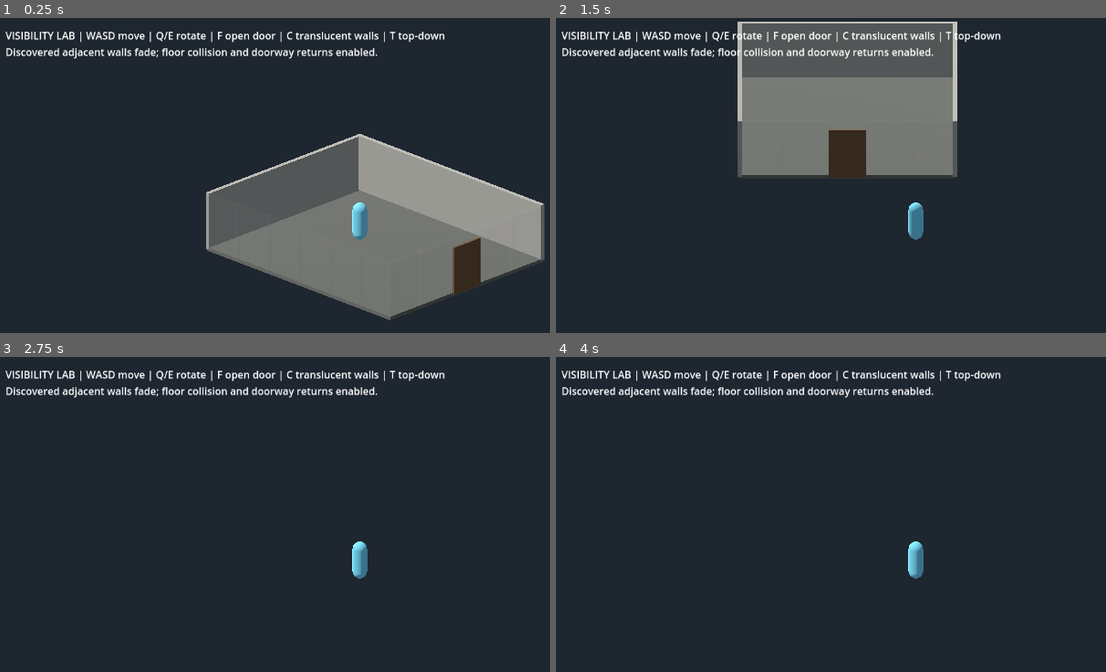
Above: before the commit, frames 1-4 (two rows, left to right).
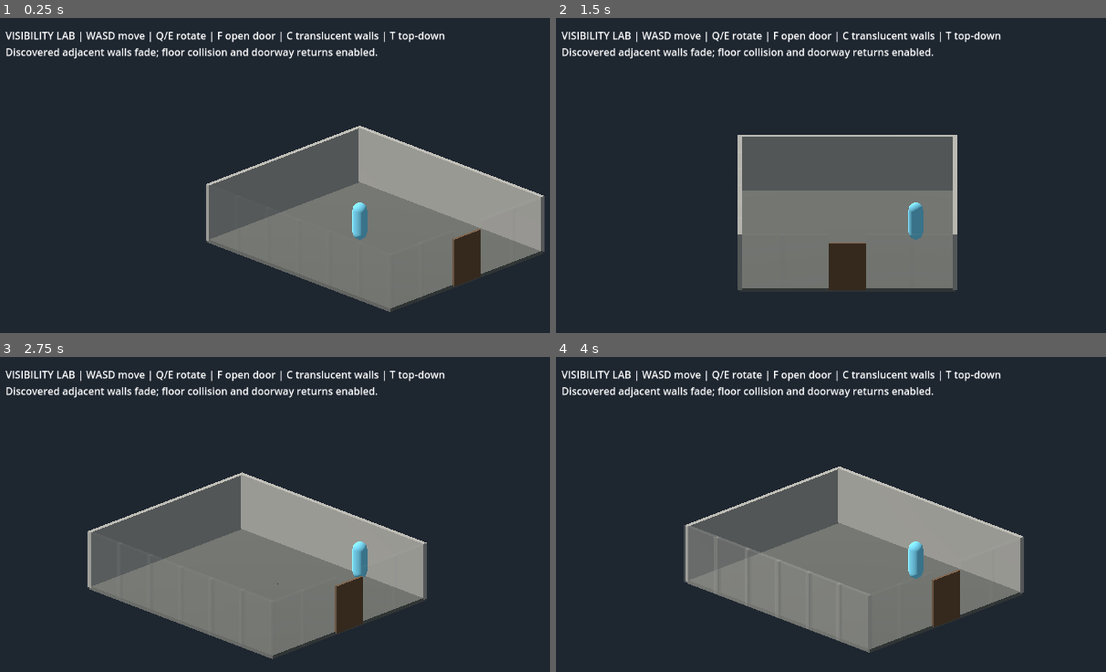
Above: after the commit, the same moments.

Repository: Jonty303/Project-Gauntlands
Game: Godot game, scene res://scenes/grid_geometry_audit_25d.tscn
The game is run twice, just before and just after one commit, with the same random seed, the same clock (stepped at 60 frames per second) and the same inputs. This scene is started directly instead of the project's main scene.
Inputs (mouse positions are in pixels of both pictures, inside the frame that each line leads up to):
- Up to frame 1 (0.25 s): no input
- Up to frame 2 (1.5 s): tap Enter (ui_accept) at 0.5, 0.77 s; move the mouse to (1078, 203) at 0.52 s; hold D (move_right) 0.53-1.25 s; hold Space (attack) 0.53-1.25 s; click (1078, 203) at 0.67 s; tap E (target_next) at 0.8 s; drag from (770, 244) to (880, 304) at 1.27 s
- Up to frame 3 (2.75 s): move the mouse to (434, 470) at 2.02 s; hold D (move_right) from 2.03 s (still down); hold Space (attack) from 2.03 s (still down); tap Q (target_previous) at 2.1 s
- Up to frame 4 (4 s): release D (move_right) at 2.75 s; release Space (attack) at 2.75 s; drag from (880, 643) to (699, 501) at 2.77 s; tap Enter (ui_accept) at 3.5, 3.77 s; move the mouse to (outside the picture) at 3.52 s; hold A (move_left) from 3.53 s (still down); tap E (target_next) at 3.6 s; tap Q (target_previous) at 3.8 s

The runs differ from the first frame. In frame 1, 5.2% of the frame differs, in the area x 37-100%, y 34-96%; in frame 2, 32%, in the area x 33-73%, y 1-87%; in frame 3, 23%; in frame 4, 23%.

Commit message:
Fix GridMap floor collision shape registration

Diff:
--- a/scripts/grid_geometry_audit_25d.gd
+++ b/scripts/grid_geometry_audit_25d.gd
@@ -71,7 +71,8 @@
     library.set_item_mesh(0,collision_tile)
     var floor_shape := BoxShape3D.new()
     floor_shape.size = Vector3(CELL,0.18,CELL)
-    library.set_item_shapes(0,[{"shape":floor_shape,"transform":Transform3D.IDENTITY}])
+    # MeshLibrary expects alternating Shape3D/Transform3D entries.
+    library.set_item_shapes(0,[floor_shape,Transform3D.IDENTITY])
     var grid := GridMap.new()
     floor_grid = grid
     grid.name = "AuthoritativeFloorGrid"
--- /dev/null
+++ b/tests/grid_floor_collision_test.gd
@@ -0,0 +1,96 @@
+extends SceneTree
+## Run: godot --headless --path . --script res://tests/grid_floor_collision_test.gd
+
+const SCENE = preload("res://scenes/grid_geometry_audit_25d.tscn")
+var lab: Node3D
+var failures := 0
+var checks := 0
+
+func _initialize() -> void:
+	call_deferred("_run")
+
+func check(condition: bool, description: String) -> void:
+	checks += 1
+	if not condition:
+		failures += 1
+		push_error(description)
+
+func frame() -> void:
+	await physics_frame
+	await process_frame
+
+func supported() -> bool:
+	return lab.hero.is_on_floor() and absf(lab.hero.global_position.y - 1.09) < 0.02
+
+func _run() -> void:
+	lab = SCENE.instantiate()
+	root.add_child(lab)
+	lab.camera_yaw = 0.0
+	lab._update_camera()
+	await frame()
+	await frame()
+	var shapes: Array = lab.floor_grid.mesh_library.get_item_shapes(0)
+	print("Floor shapes: ", shapes, "; size: ", shapes[0].size if shapes.size() > 0 else Vector3.ZERO, "; hero mask: ", lab.hero.collision_mask,
+		"; grid layer: ", lab.floor_grid.collision_layer)
+	check(shapes.size() == 2 and shapes[0] is BoxShape3D,
+		"MeshLibrary must retain a floor shape and its transform")
+	check(shapes.size() == 2 and shapes[0] is BoxShape3D and shapes[0].size.is_equal_approx(Vector3(2, 0.18, 2)) and shapes[1] == Transform3D.IDENTITY, "Floor shape must match the tile dimensions and local transform")
+	check((lab.hero.collision_mask & lab.floor_grid.collision_layer) != 0,
+		"Player mask must include the floor layer")
+	check(lab.hero.motion_mode == CharacterBody3D.MOTION_MODE_GROUNDED
+		and lab.hero.up_direction == Vector3.UP, "Player must use grounded motion with Y up")
+	# Probe every cell, including undiscovered rooms whose visuals are hidden.
+	var hits := 0
+	for key in lab.occupied:
+		var center: Vector3 = lab.floor_grid.to_global(
+			lab.floor_grid.map_to_local(Vector3i(key.x, 0, key.y)))
+		var query := PhysicsRayQueryParameters3D.create(
+			center + Vector3.UP, center - Vector3.UP, lab.hero.collision_mask,
+			[lab.hero.get_rid()])
+		var hit := lab.get_world_3d().direct_space_state.intersect_ray(query)
+		if not hit.is_empty() and hit.collider == lab.floor_grid \
+				and absf(hit.position.y - 1.09) < 0.001:
+			hits += 1
+	check(hits == lab.occupied.size(), "All 69 floor cells must collide at the visible surface; got %d" % hits)
+	for i in range(15):
+		await frame()
+	check(supported(), "Player must settle on the initial discovered room floor")
+	print("Settled player position: ", lab.hero.global_position)
+	# Exercise real input and move_and_slide across cell seams in the starting room.
+	for action in ["move_right", "move_down", "move_left", "move_up"]:
+		var start: Vector3 = lab.hero.global_position
+		var stayed_supported := true
+		Input.action_press(action)
+		for i in range(36):
+			await frame()
+			stayed_supported = stayed_supported and supported()
+		Input.action_release(action)
+		check(stayed_supported, "Player must remain supported throughout " + action)
+		check(Vector2(lab.hero.position.x - start.x, lab.hero.position.z - start.z).length() > 2.5,
+			"Input must actually move the player: " + action)
+	# Walk through existing doors into both other rooms, exercising discovery refresh.
+	Input.action_press("move_right")
+	var stayed_supported := true
+	for i in range(240):
+		if _near_closed_door():
+			lab._toggle_nearby_door()
+		await frame()
+		stayed_supported = stayed_supported and supported()
+	Input.action_release("move_right")
+	check(stayed_supported, "Player must remain supported through doorways and discovery")
+	check(lab.discovered_rooms.size() == 3 and lab._current_room() == 2,
+		"Player must reach and discover the far room")
+	for i in range(30):
+		await frame()
+	check(supported(), "Player must remain supported after stopping")
+	print("Final player position: ", lab.hero.global_position)
+	print("Floor collision: %d checks, %d failures" % [checks, failures])
+	lab.queue_free()
+	await process_frame
+	quit(1 if failures else 0)
+
+func _near_closed_door() -> bool:
+	for door in lab.doors:
+		if door.closed and lab.hero.position.distance_to(door.center - Vector3(0, 1.18, 0)) <= 2.3:
+			return true
+	return false
Not shown, added: tests/grid_floor_collision_test.gd.uid
